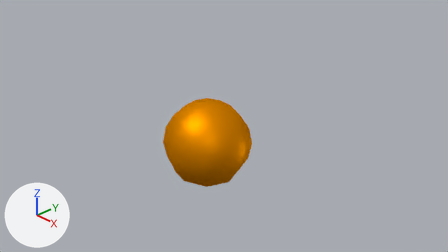
Renders of the Blender file Paint the Town v1/Assets/Models/[T] orange_lowpoly.blend from each side of a commit.
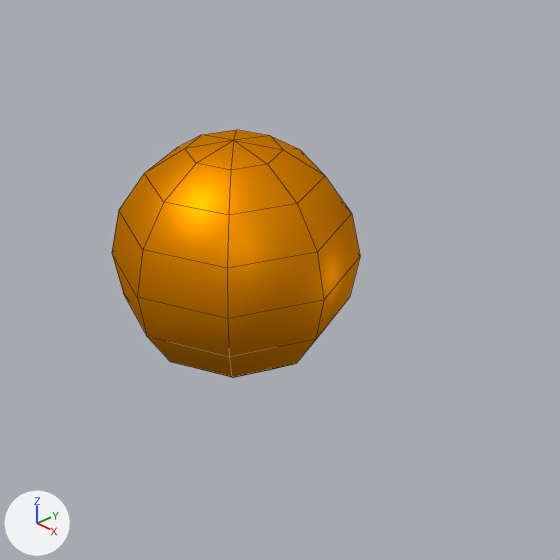
Old and new are each drawn from the file's camera 'Camera' and again close up on the part from 27% to 72% of the width and 21% to 100% of the height. The lights are fixed; the arrows at lower left show +X, +Y and +Z. The close-ups show mesh edges as thin lines.
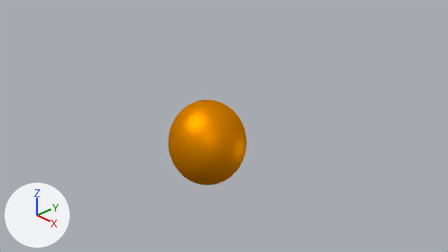
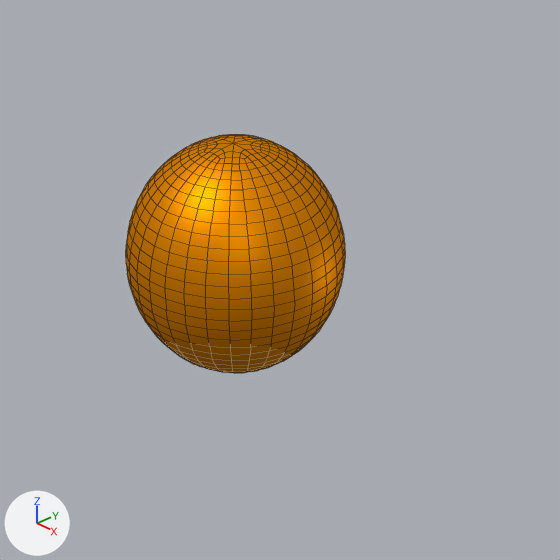
Pixel boxes (x1, y1, x2, y2) of what changed, in the close-ups (560 x 560 px):
'Sphere', modifiers changed (12% narrower): before (112, 130, 360, 377); after (126, 134, 345, 373)

Edits to the bpy script that builds the scene:
```text
Change ob_sphere:
    add _m = ob_sphere.modifiers.new('Subsurf', 'SUBSURF')
```
